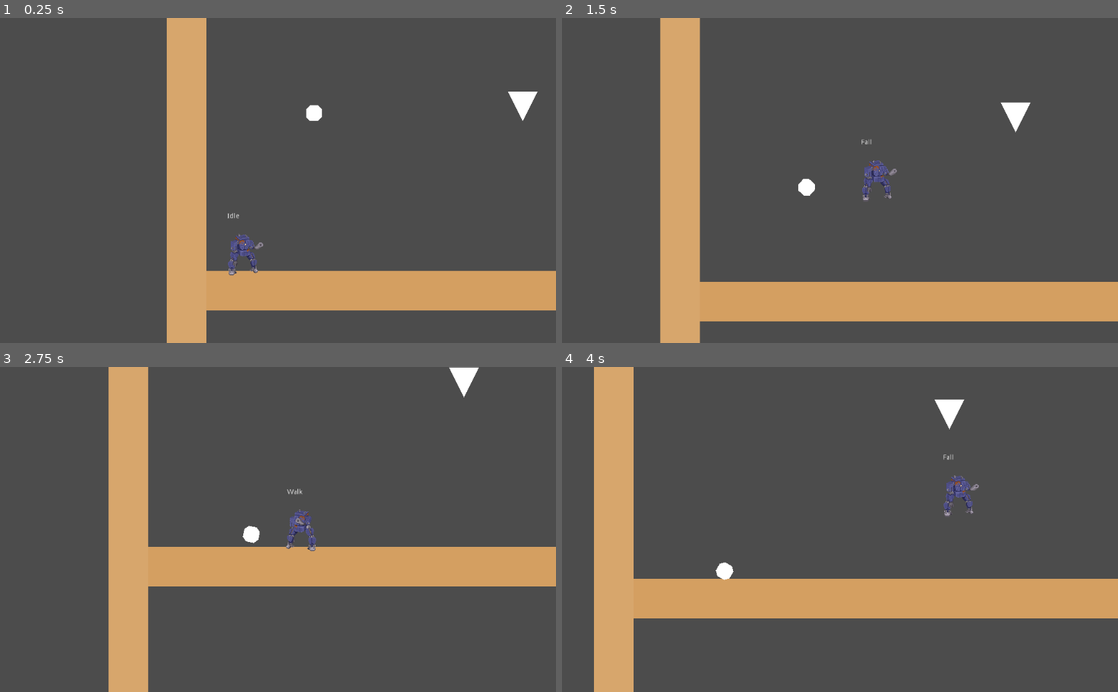
Above: before the commit, frames 1-4 (two rows, left to right).
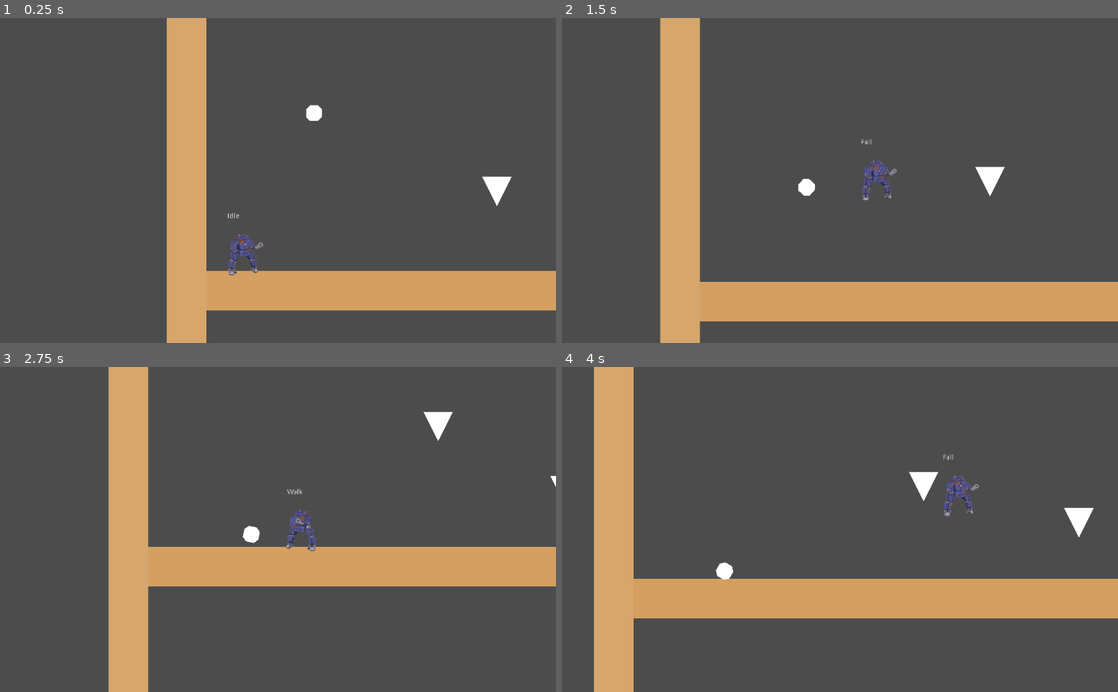
Above: after the commit, the same moments.

Repository: gioele-santi/MechGameJam
Game: Godot game, scene res://Level.tscn
Same seed, same stepped clock (60 frames per second), same inputs: the game is played once before the commit and once after it. The project has no main scene, so this scene is started directly.
Inputs:
- Up to frame 1 (0.25 s): no input
- Up to frame 2 (1.5 s): hold Shift (attack) 0.53-1.28 s; hold D (move_right) from 0.53 s (still down); tap Space (jump) at 0.77 s; tap Shift (attack) at 1.35 s
- Up to frame 3 (2.75 s): tap Space (jump) at 1.52 s; release D (move_right) at 2.03 s; hold A (move_left) from 2.03 s (still down); hold Shift (attack) from 2.03 s (still down)
- Up to frame 4 (4 s): release A (move_left) at 2.78 s; release Shift (attack) at 2.78 s; hold D (move_right) from 2.78 s (still down); tap Shift (attack) at 2.85 s; tap Space (jump) at 3.02, 3.77 s; hold Shift (attack) from 3.53 s (still down)

The runs differ from the first frame. In frame 1, 0.5% of the frame differs, in the area x 86-97%, y 22-58%; in frame 2, 0.5%; in frame 3, 0.5%; in frame 4, 0.8%, in the area x 62-96%, y 10-53%.

Commit message:
Added basic prove movement and impact

Diff:
--- a/Level.tscn
+++ b/Level.tscn
@@ -4,12 +4,10 @@
 [ext_resource path="res://Ball.tscn" type="PackedScene" id=2]
 [ext_resource path="res://Camera/MultiTargetCamera.gd" type="Script" id=3]
 [ext_resource path="res://Level.gd" type="Script" id=4]
+[ext_resource path="res://Probe.tscn" type="PackedScene" id=5]
 
 [sub_resource type="RectangleShape2D" id=1]
 extents = Vector2( 528, 40 )
-
-[sub_resource type="CircleShape2D" id=2]
-radius = 24.0
 
 [node name="Level" type="Node2D"]
 script = ExtResource( 4 )
@@ -79,16 +77,8 @@
 [node name="Mech" parent="." instance=ExtResource( 1 )]
 position = Vector2( 72, 472 )
 
-[node name="Probe" type="Area2D" parent="."]
-position = Vector2( 640, 192 )
-__meta__ = {
-"_edit_group_": true
-}
+[node name="Probe" parent="." instance=ExtResource( 5 )]
 
-[node name="Polygon2D" type="Polygon2D" parent="Probe"]
-position = Vector2( 0, -20 )
-rotation = 1.5708
-polygon = PoolVector2Array( 0, 30, 60, 0, 0, -30 )
-
-[node name="CollisionShape2D" type="CollisionShape2D" parent="Probe"]
-shape = SubResource( 2 )
+[node name="Probe2" parent="." instance=ExtResource( 5 )]
+position = Vector2( 937, 412 )
+flight_mode = 1
--- /dev/null
+++ b/Probe.gd
@@ -0,0 +1,37 @@
+extends Area2D
+class_name Probe
+
+enum FLIGHT_MODES { vertical, horizontal }
+export (FLIGHT_MODES) var flight_mode = FLIGHT_MODES.vertical
+export (float) var excursion = 200.0
+export (float) var acceleration := 0.25
+
+var min_y := 20.0
+var max_y:= 490.0
+var pos : Array = []
+var idx = 0
+
+
+func _ready() -> void:
+	if flight_mode == FLIGHT_MODES.vertical:
+		pos.append(Vector2(global_position.x, max(min_y, global_position.y - excursion/2)))
+		pos.append(Vector2(global_position.x, min(max_y, global_position.y + excursion/2)))
+	else:
+		pos.append(Vector2(global_position.x - excursion/2, global_position.y))
+		pos.append(Vector2(global_position.x + excursion/2, global_position.y))
+	move_to_next()
+
+func move_to_next() -> void:
+	$Tween.interpolate_property(self, "global_position", global_position, pos[idx%pos.size()], 3.0, Tween.TRANS_LINEAR,Tween.EASE_IN_OUT)
+	$Tween.start()
+
+func _on_Tween_tween_completed(object: Object, key: NodePath) -> void:
+	idx += 1
+	move_to_next()
+
+func _on_Probe_body_entered(body: Node) -> void:
+	if not body is MechBall:
+		return
+	print("BOOM!")
+	queue_free()
+	pass # Replace with function body.
--- /dev/null
+++ b/Probe.tscn
@@ -0,0 +1,26 @@
+[gd_scene load_steps=3 format=2]
+
+[ext_resource path="res://Probe.gd" type="Script" id=1]
+
+[sub_resource type="CircleShape2D" id=1]
+radius = 24.0
+
+[node name="Probe" type="Area2D"]
+position = Vector2( 588, 373 )
+script = ExtResource( 1 )
+__meta__ = {
+"_edit_group_": true
+}
+
+[node name="Polygon2D" type="Polygon2D" parent="."]
+position = Vector2( 0, -20 )
+rotation = 1.5708
+polygon = PoolVector2Array( 0, 30, 60, 0, 0, -30 )
+
+[node name="CollisionShape2D" type="CollisionShape2D" parent="."]
+shape = SubResource( 1 )
+
+[node name="Tween" type="Tween" parent="."]
+
+[connection signal="body_entered" from="." to="." method="_on_Probe_body_entered"]
+[connection signal="tween_completed" from="Tween" to="." method="_on_Tween_tween_completed"]
--- a/project.godot
+++ b/project.godot
@@ -34,6 +34,11 @@
 "language": "GDScript",
 "path": "res://Mech/States/PlayerState.gd"
 }, {
+"base": "Area2D",
+"class": "Probe",
+"language": "GDScript",
+"path": "res://Probe.gd"
+}, {
 "base": "Node",
 "class": "State",
 "language": "GDScript",
@@ -50,6 +55,7 @@
 "MechBall": "",
 "MultiTargetCamera": "",
 "PlayerState": "",
+"Probe": "",
 "State": "",
 "StateMachine": ""
 }
